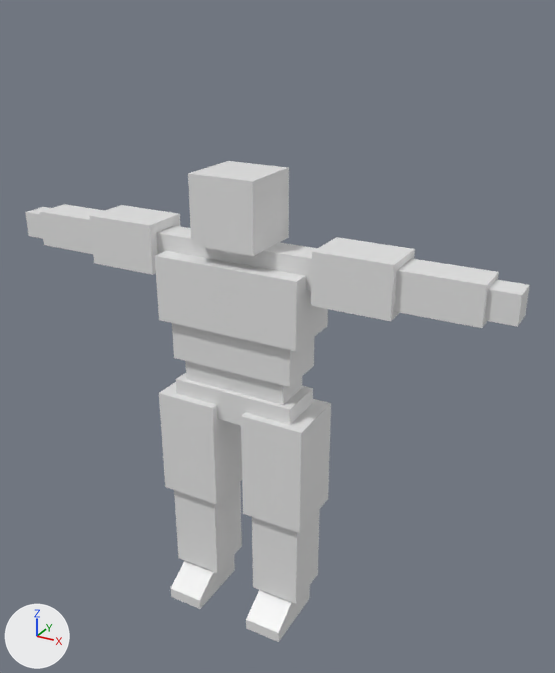
Renders of the FBX model Assets/Resources/Models/BlueMoon/BlueMoon.fbx from each side of a commit.
Rendered twice from a 50 mm camera at (11.03, -17.91, 18.8) aimed at (0.91, 0.5, 9.59). Arrows for +X, +Y and +Z are at lower left; the lights stay in place.

Objects in the first picture: 'Bicep.L', 'Bicep.R', 'Calf.L', 'Calf.R', 'Chest', 'Foot.L', 'Foot.R', 'Forearm.L', 'Forearm.R', 'Hand.L', 'Hand.R', 'Head', 'Neck', 'Pelvis', 'Ribs', 'Shoulder.L', 'Shoulder.R', 'Stomach', 'Thigh.L', 'Thigh.R'.
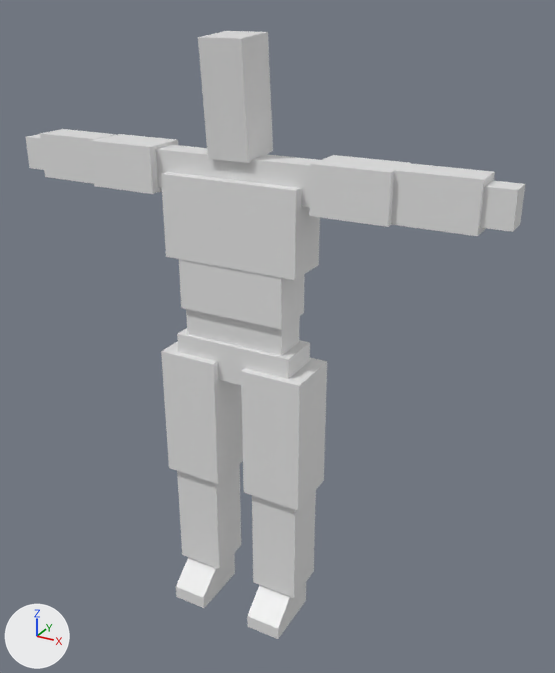
Edits to the bpy script that builds the scene:
```text
Change ob_neck:
    ob_neck.location: (0.0, 0.0, 8.75) -> (0.0, 0.0, 10.42)
    ob_neck.scale: (2.0, 0.773, 0.75) -> (1.9, 0.696, 0.9)
Change ob_head:
    ob_head.location: (0.0, 0.0, 8.75) -> (0.0, 3.11, 16.71)
    ob_head.rotation_euler: (0.0, 0.0, 0.0) -> (1.654, 0.0, 0.0)  # degrees (0, 0, 0) -> degrees (95, 0, 0)
    ob_head.scale: (2.0, 0.773, 0.75) -> (1.26, 1.18, 0.497)
Change ob_foot_r:
    ob_foot_r.location: (0.0, 0.0, 8.75) -> (0.0, 0.0, 10.42)
    ob_foot_r.scale: (2.0, 0.773, 0.75) -> (1.9, 0.696, 0.9)
Change ob_thigh_r:
    ob_thigh_r.location: (0.0, 0.0, 8.75) -> (0.0, 0.0, 10.42)
    ob_thigh_r.scale: (2.0, 0.773, 0.75) -> (1.9, 0.696, 0.9)
Change ob_calf_r:
    ob_calf_r.location: (0.0, 0.0, 8.75) -> (0.0, 0.0, 10.42)
    ob_calf_r.scale: (2.0, 0.773, 0.75) -> (1.9, 0.696, 0.9)
Change ob_forearm_r:
    ob_forearm_r.location: (0.0, 0.0, 8.75) -> (0.0, 0.0, 10.42)
    ob_forearm_r.scale: (2.0, 0.773, 0.75) -> (1.9, 0.696, 0.9)
Change ob_chest:
    ob_chest.location: (0.0, 0.0, 8.75) -> (0.0, 0.0, 10.42)
    ob_chest.scale: (2.0, 0.773, 0.75) -> (1.83, 0.561, 0.9)
Change ob_hand_r:
    ob_hand_r.location: (0.0, 0.0, 8.75) -> (0.0, 0.0, 10.42)
    ob_hand_r.scale: (2.0, 0.773, 0.75) -> (1.9, 0.696, 0.9)
Change ob_calf_l:
    ob_calf_l.location: (0.0, 0.0, 8.75) -> (0.0, 0.0, 10.42)
    ob_calf_l.scale: (2.0, 0.773, 0.75) -> (1.9, 0.696, 0.9)
Change ob_forearm_l:
    ob_forearm_l.location: (0.0, 0.0, 8.75) -> (0.0, 0.0, 10.42)
    ob_forearm_l.scale: (2.0, 0.773, 0.75) -> (1.9, 0.696, 0.9)
Change ob_shoulder_l:
    ob_shoulder_l.location: (0.0, 0.0, 8.75) -> (0.0, 0.0, 10.42)
    ob_shoulder_l.scale: (2.0, 0.773, 0.75) -> (1.9, 0.696, 0.9)
Change ob_bicep_l:
    ob_bicep_l.location: (0.0, 0.0, 8.75) -> (0.0, 0.0, 11.47)
    ob_bicep_l.scale: (2.0, 0.773, 0.75) -> (1.9, 0.696, 0.66)
Change ob_thigh_l:
    ob_thigh_l.location: (0.0, 0.0, 8.75) -> (0.0, 0.0, 10.42)
    ob_thigh_l.scale: (2.0, 0.773, 0.75) -> (1.9, 0.696, 0.9)
Change ob_shoulder_r:
    ob_shoulder_r.location: (0.0, 0.0, 8.75) -> (0.0, 0.0, 10.42)
    ob_shoulder_r.scale: (2.0, 0.773, 0.75) -> (1.9, 0.696, 0.9)
Change ob_hand_l:
    ob_hand_l.location: (0.0, 0.0, 8.75) -> (0.0, 0.0, 10.42)
    ob_hand_l.scale: (2.0, 0.773, 0.75) -> (1.9, 0.696, 0.9)
Change ob_ribs:
    ob_ribs.location: (0.0, 0.0, 8.75) -> (0.0, 0.0, 10.42)
    ob_ribs.scale: (2.0, 0.773, 0.75) -> (1.68, 0.696, 0.9)
Change ob_bicep_r:
    ob_bicep_r.location: (0.0, 0.0, 8.75) -> (0.0, 0.0, 11.47)
    ob_bicep_r.scale: (2.0, 0.773, 0.75) -> (1.9, 0.696, 0.66)
Change ob_foot_l:
    ob_foot_l.location: (0.0, 0.0, 8.75) -> (0.0, 0.0, 10.42)
    ob_foot_l.scale: (2.0, 0.773, 0.75) -> (1.9, 0.696, 0.9)
```

Changed parts and their boxes [x1, y1, x2, y2] in the pictures (555 x 673 px):
'Chest', moved, rescaled (8% narrower, 8% taller): before [155, 251, 328, 351]; after [161, 172, 320, 280]
'Head', moved, turned, rescaled: before [188, 161, 289, 256]; after [198, 31, 273, 163]
'Thigh.L', moved, rescaled (13% taller): before [241, 399, 331, 533]; after [241, 358, 327, 510]
'Bicep.L', moved, rescaled (14% shorter): before [311, 237, 415, 321]; after [309, 155, 409, 227]
'Forearm.L', moved, rescaled: before [394, 259, 499, 328]; after [391, 163, 495, 236]
'Ribs', moved, rescaled (12% narrower, 9% taller): before [172, 323, 315, 387]; after [179, 259, 305, 329]
'Thigh.R', moved, rescaled (17% taller): before [159, 382, 242, 504]; after [161, 341, 243, 484]
'Bicep.R', moved, rescaled (14% shorter): before [89, 205, 181, 275]; after [90, 134, 178, 194]
'Calf.L', moved, rescaled (14% taller): before [252, 509, 320, 604]; after [252, 490, 316, 598]
'Calf.R', moved, rescaled (15% taller): before [174, 482, 242, 573]; after [177, 464, 241, 569]
'Forearm.R', moved, rescaled: before [40, 204, 105, 254]; after [40, 129, 116, 184]
'Hand.L', moved, rescaled (6% taller): before [484, 279, 530, 327]; after [480, 181, 525, 232]
'Shoulder.L', moved, rescaled (8% taller): before [267, 243, 317, 291]; after [266, 156, 319, 208]
'Neck', moved, rescaled: before [199, 242, 282, 269]; after [198, 151, 279, 184]
'Foot.L', moved, rescaled (8% narrower): before [246, 586, 310, 642]; after [247, 583, 306, 639]
'Shoulder.R', moved, rescaled: before [156, 226, 200, 257]; after [156, 145, 207, 188]
'Foot.R', moved, rescaled (8% narrower): before [171, 555, 235, 609]; after [176, 554, 235, 608]
'Hand.R', moved, rescaled: before [25, 207, 50, 239]; after [26, 134, 44, 170]
